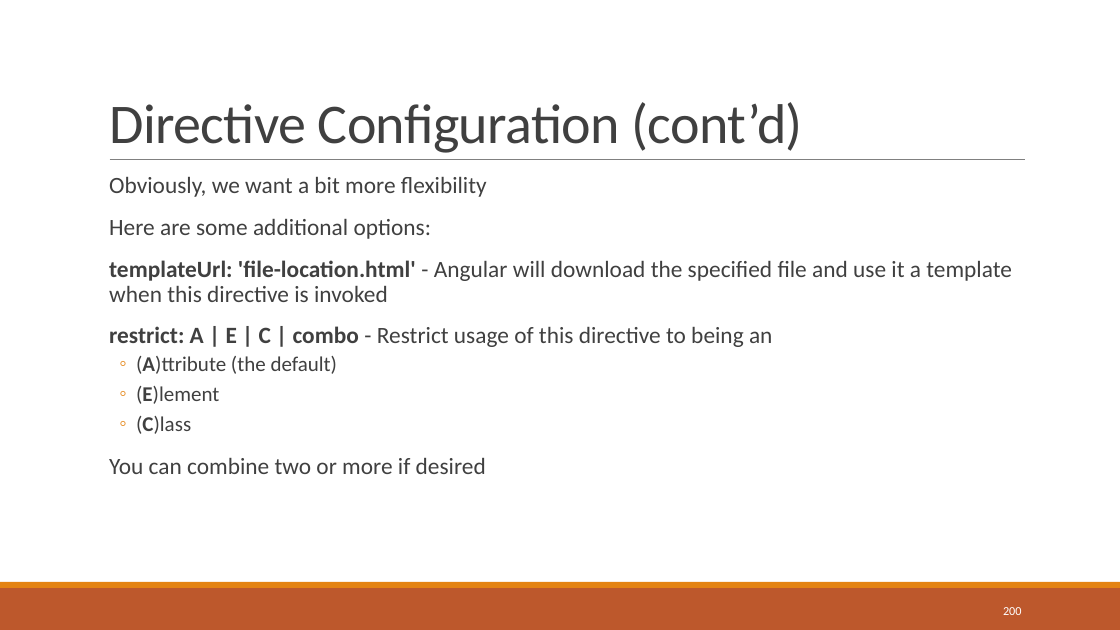
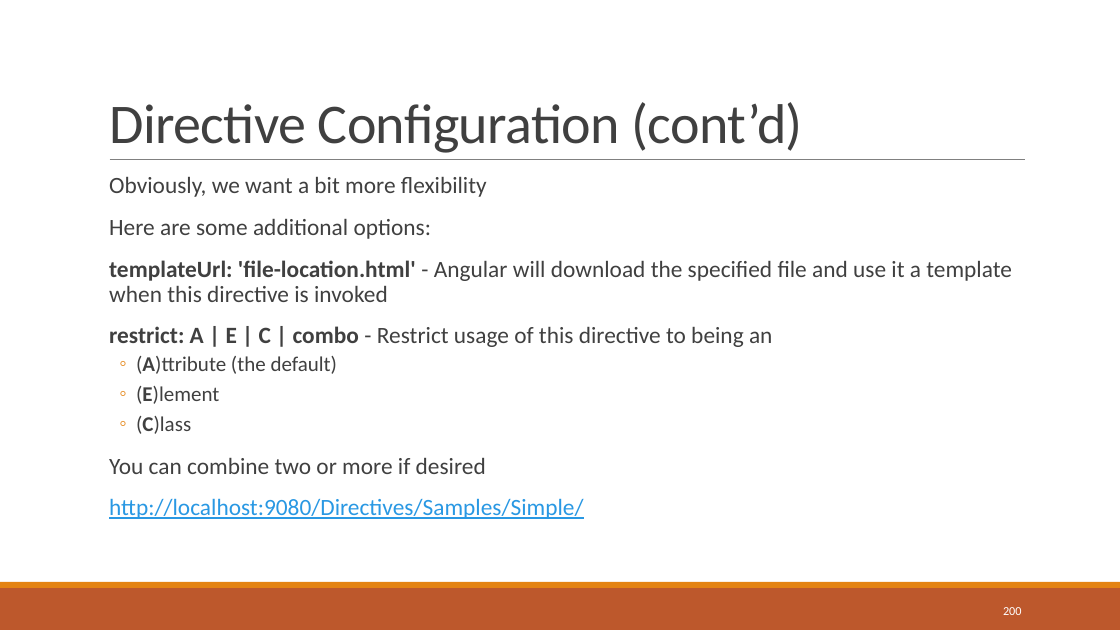
Before and after one commit to sbechtold/angularjs, a slide deck: slide 200 of materials/AngularJS.pptx. Drawn at 1120x630 pixels with LibreOffice and Linux fonts; fonts in the diff are those of the drawing. Boxes give left, top, right and bottom in pixels: in the first picture for what was removed or moved away, otherwise in the second. Text is boxed around its words. In the diff, an @@ line names an element or a change of style, - is before the commit and + after.

Commit message:
Added Samples for Directivs

```diff
--- a/materials/AngularJS.pptx
+++ b/materials/AngularJS.pptx
@@ text at bbox=[109, 498, 583, 519]: paragraph added @@
+  http://localhost:9080/Directives/Samples/Simple/
```
Also in this commit, not shown: 1 other slide changed, 1 slide removed, 30 other files.
